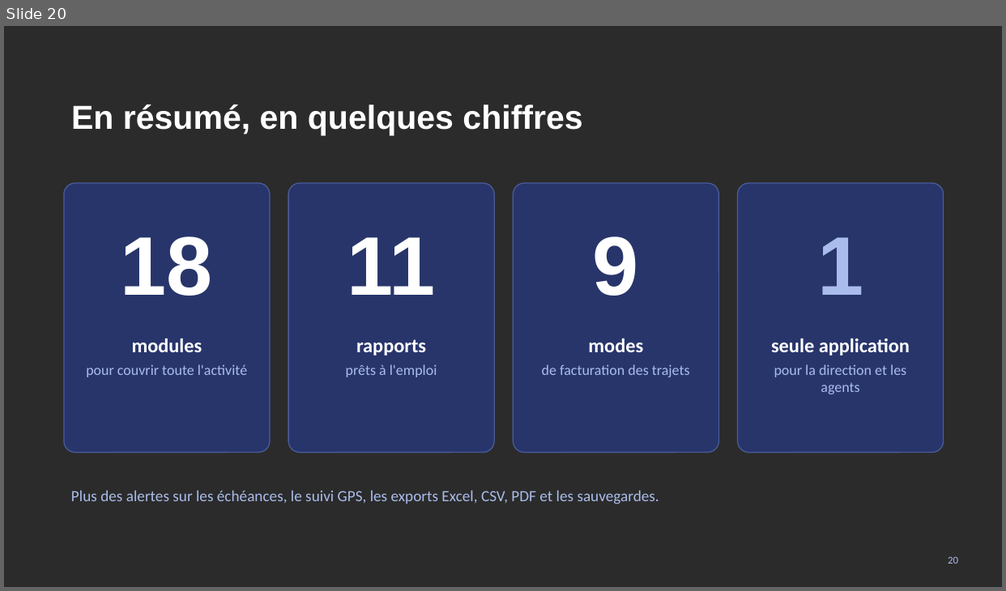
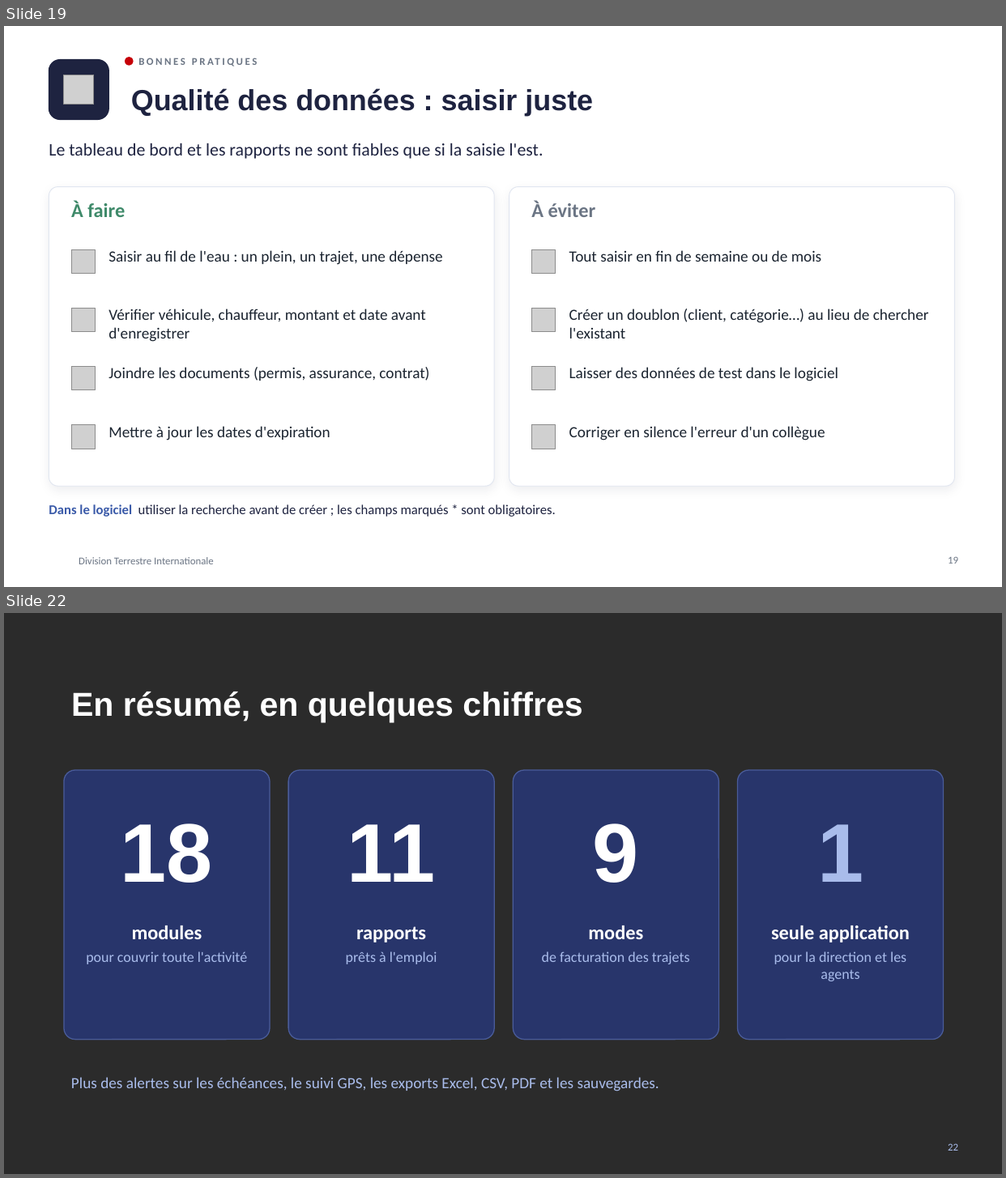
Before and after one commit to meledjearmel/portfolio-assets, a slide deck: formations/dti/presentation-division-terrestre-internationale.pptx. Shown one above the other, each under a label of ours: slide 20 before the commit, slides 19 and 22 after it; the slides between them are not shown. The pictures are 1006x591 and 1006x1178 pixels, drawn with LibreOffice and Linux fonts; fonts in the diff are those of the drawing; grey boxes stand for pictures; background and template pictures are left out; a plain dark background stands for a picture behind light text. Boxes give left, top, right and bottom in pixels: in the first picture for what was removed or moved away, otherwise in the second. Text is boxed around its words. In the diff, an @@ line names an element or a change of style, - is before the commit and + after.

```diff
--- a/formations/dti/presentation-division-terrestre-internationale.pptx
+++ b/formations/dti/presentation-division-terrestre-internationale.pptx
@@ slide 19 added at (4,26,1002,587), background picture (left out) @@
@@ text added at (138,49,738,74), 10 pt, text #6B7584, bold @@
+BONNES PRATIQUES
@@ rounded rectangle added at (49,60,108,120), fill #1E2340, outline #1E2340 1 pt @@
@@ ellipse added at (126,58,133,65), fill #C60007, outline #C60007 1 pt @@
@@ picture added at (64,75,94,105) @@
@@ title added at (131,88,593,115), 28 pt, text #1E2340, bold @@
+Qualité des données : saisir juste
@@ text added at (49,143,543,159), 17 pt, text #1E2340 @@
+Le tableau de bord et les rapports ne sont fiables que si la saisie l'est.
@@ rounded rectangle added at (49,187,494,486), fill #FFFFFF, outline #E1E6F0 0.75 pt @@
@@ rounded rectangle added at (509,187,955,486), fill #FFFFFF, outline #E1E6F0 0.75 pt @@
@@ text added at (71,202,125,217), 19 pt, text #3F8A6A, bold @@
+À faire
@@ text added at (531,202,596,217), 19 pt, text #6B7584, bold @@
+À éviter
@@ picture added at (71,250,96,274) @@
@@ text added at (108,250,443,265), 15 pt, text #1B2430 @@
+Saisir au fil de l'eau : un plein, un trajet, une dépense
@@ picture added at (532,250,556,274) @@
@@ text added at (569,250,821,262), 15 pt, text #1B2430 @@
+Tout saisir en fin de semaine ou de mois
@@ picture added at (71,308,96,332) @@
@@ text added at (108,309,426,342), 15 pt, text #1B2430 @@
+Vérifier véhicule, chauffeur, montant et date avant d'enregistrer
@@ picture added at (532,308,556,332) @@
@@ text added at (569,309,929,339), 15 pt, text #1B2430 @@
+Créer un doublon (client, catégorie…) au lieu de chercher l'existant
@@ picture added at (71,367,96,390) @@
@@ text added at (108,367,429,381), 15 pt, text #1B2430 @@
+Joindre les documents (permis, assurance, contrat)
@@ picture added at (532,367,556,390) @@
@@ text added at (569,367,838,382), 15 pt, text #1B2430 @@
+Laisser des données de test dans le logiciel
@@ picture added at (71,425,96,449) @@
@@ text added at (108,426,330,441), 15 pt, text #1B2430 @@
+Mettre à jour les dates d'expiration
@@ picture added at (532,425,556,449) @@
@@ text added at (569,426,825,441), 15 pt, text #1B2430 @@
+Corriger en silence l'erreur d'un collègue
@@ text added at (49,505,556,517), 13 pt, text #1E2340 @@
+Dans le logiciel utiliser la recherche avant de créer ; les champs marqués * sont obligatoires.
@@ text added at (79,557,214,565), 10 pt, text #6B7584 @@
+Division Terrestre Internationale
@@ page number added at (948,557,958,564), 10 pt, text #6B7584 @@
+19
@@ what was slide 20 is now slide 22 @@
@@ page number at (948,1144,958,1151): text changed @@
-20
+22
```
Also in this commit, not shown: 1 slide changed, 4 other slides added, 3 slides removed, 1 other file.
